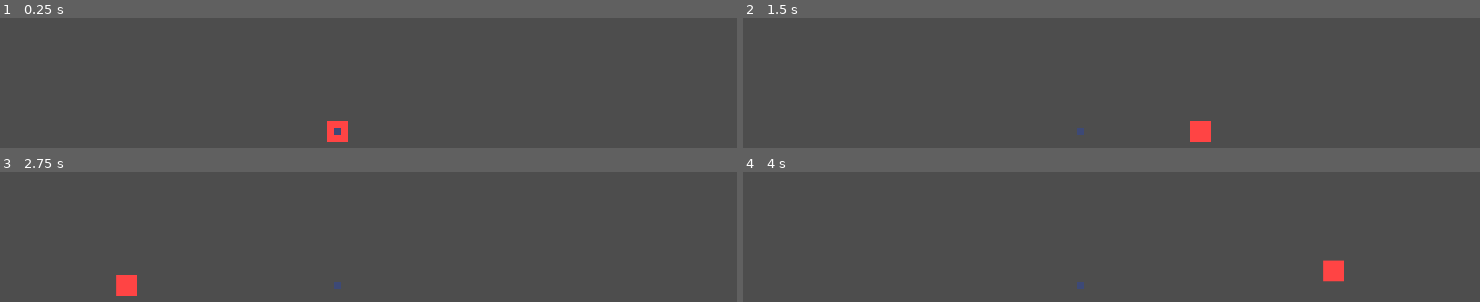
Above: before the commit, frames 1-4 (two rows, left to right).
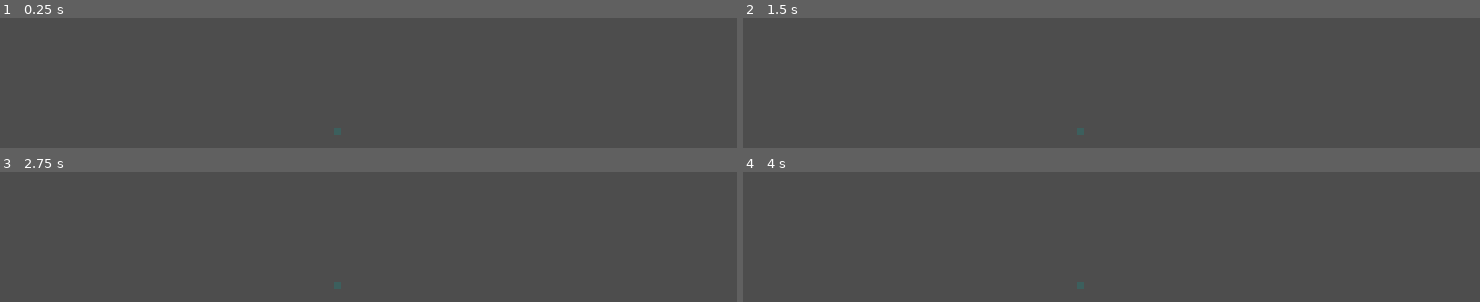
Above: after the commit, the same moments.

Repository: oman276/CS-383-Assignments
Game: Godot game, scene res://scenes/Empty.tscn
The game is run twice, just before and just after one commit, with the same random seed, the same clock (stepped at 60 frames per second) and the same inputs.
Inputs (mouse positions are in pixels of both pictures, inside the frame that each line leads up to):
- Up to frame 1 (0.25 s): no input
- Up to frame 2 (1.5 s): tap Enter at 0.5 s; move the mouse to (1258, 109) at 0.52 s; hold D (topdown_move_right) from 0.53 s (still down); tap W (topdown_move_up) at 0.77 s; tap Space (reset) at 1.25 s; move the mouse to (outside the picture) at 1.27 s
- Up to frame 3 (2.75 s): tap W (topdown_move_up) at 1.52 s; tap Space (reset) at 2 s; move the mouse to (420, 186) at 2.02 s; release D (topdown_move_right) at 2.03 s; hold A (topdown_move_left) from 2.03 s (still down)
- Up to frame 4 (4 s): tap Space (reset) at 2.75, 3.5 s; move the mouse to (outside the picture) at 2.77 s; release A (topdown_move_left) at 2.78 s; hold D (topdown_move_right) from 2.78 s (still down); tap W (topdown_move_up) at 3.02, 3.77 s; move the mouse to (outside the picture) at 3.52 s

The runs differ from the first frame. In frame 1, 0.5% of the frame differs, in the area x 44-48%, y 79-96%; in frame 2, 0.5%; in frame 3, 0.5%; in frame 4, 0.5%, in the area x 45-82%, y 67-90%.

Commit message:
setup for sending mouse values

Diff:
--- a/assignment_3/teamwork-ml/project.godot
+++ b/assignment_3/teamwork-ml/project.godot
@@ -67,3 +67,7 @@
 "events": [Object(InputEventKey,"resource_local_to_scene":false,"resource_name":"","device":-1,"window_id":0,"alt_press …(191 unchanged characters)…
 ]
 }
+
+[layer_names]
+
+2d_physics/layer_2="Bot Collision"
--- a/assignment_3/teamwork-ml/scenes/TestRoot.tscn
+++ b/assignment_3/teamwork-ml/scenes/TestRoot.tscn
@@ -3,19 +3,16 @@
 [ext_resource type="PackedScene" uid="uid://blq7187l5a4s7" path="res://addons/owens-godot-framework/tools/scenes/level-elements/OwenCamera.tscn" id="1_nuy52"]
 [ext_resource type="Script" uid="uid://ryts6mu5e8sa" path="res://scripts/systems/teamwork_level_controller.gd" id="1_o3x8r"]
 [ext_resource type="PackedScene" uid="uid://dnei0go0sxghg" path="res://scenes/MLAgent.tscn" id="2_okul0"]
-[ext_resource type="PackedScene" uid="uid://coe2eeb7nu6ua" path="res://scenes/TeamworkPlayerController.tscn" id="3_o3x8r"]
 
 [node name="TestRoot" type="Node2D" unique_id=348076594 node_paths=PackedStringArray("player")]
 script = ExtResource("1_o3x8r")
-player = NodePath("TeamworkPlayerController")
+player = NodePath("")
 agentScene = ExtResource("2_okul0")
-agentNumber = 20
-updatePerSecond = 60
-queryNeighborCount = 6
+agentNumber = 50
+updatePerSecond = 100
+queryNeighborCount = 10
 
 [node name="OwenCamera" parent="." unique_id=1808773620 node_paths=PackedStringArray("target") instance=ExtResource("1_nuy52")]
 target = NodePath("../TargetPosition")
 
 [node name="TargetPosition" type="Node2D" parent="." unique_id=839304012]
-
-[node name="TeamworkPlayerController" parent="." unique_id=1717696684 instance=ExtResource("3_o3x8r")]
--- /dev/null
+++ b/assignment_3/teamwork-ml/scenes/level_elements/Barrier.tscn
@@ -0,0 +1,22 @@
+[gd_scene format=3 uid="uid://clhmiv7gjbpgp"]
+
+[ext_resource type="Texture2D" uid="uid://chwf4kwqf4chx" path="res://addons/owens-godot-framework/tools/assets/basic_colors.png" id="1_buuq5"]
+
+[sub_resource type="RectangleShape2D" id="RectangleShape2D_6dvae"]
+
+[node name="Barrier" type="Node2D" unique_id=958169156]
+
+[node name="StaticBody2D" type="StaticBody2D" parent="." unique_id=1264696135]
+collision_layer = 2
+collision_mask = 2
+
+[node name="CollisionShape2D" type="CollisionShape2D" parent="StaticBody2D" unique_id=1729420757]
+shape = SubResource("RectangleShape2D_6dvae")
+
+[node name="Sprite2D" type="Sprite2D" parent="StaticBody2D/CollisionShape2D" unique_id=566456893]
+texture_filter = 1
+position = Vector2(3.5762787e-07, -1.1920929e-07)
+scale = Vector2(21.999998, 22.000002)
+texture = ExtResource("1_buuq5")
+region_enabled = true
+region_rect = Rect2(1, 0, 1, 1)
--- a/assignment_3/teamwork-ml/scripts/agent.gd
+++ b/assignment_3/teamwork-ml/scripts/agent.gd
@@ -10,6 +10,8 @@
 @onready var randColor = Color(randf(), randf(), randf(), 0.5)
 var path_line: Line2D
 
+@export var lineWidth: float = 5.0
+
 #eventually have us pass in the color from above so we're painting something new every time
 func _ready() -> void:
     var sprite : Sprite2D = $CollisionShape2D/Sprite2D
@@ -18,7 +20,7 @@
 
     path_line = Line2D.new()
     path_line.default_color = randColor
-    path_line.width = 2.0
+    path_line.width = lineWidth
     path_line.z_index = -1
     path_line.top_level = true
     add_child(path_line)
--- a/assignment_3/teamwork-ml/scripts/networking/python_send_location.gd
+++ b/assignment_3/teamwork-ml/scripts/networking/python_send_location.gd
@@ -2,8 +2,6 @@
 
 @export var sendPerSecond: int = 10
 var timeSinceLastSend: float = 0.0
-var hasLastPosition: bool = false
-var lastPosition: Vector2 = Vector2.ZERO
 # delta of sending updates per second
 @onready var sendDelta: float = 1.0 / sendPerSecond
 @onready var player = get_parent()
--- /dev/null
+++ b/assignment_3/teamwork-ml/scripts/networking/python_send_mouse.gd
@@ -0,0 +1,11 @@
+extends Node2D
+
+@export var sendPerSecond: int = 10
+var timeSinceLastSend: float = 0.0
+# delta of sending updates per second
+@onready var sendDelta: float = 1.0 / sendPerSecond
+@onready var player = get_parent()
+
+func _process(delta: float) -> void:
+
+    pass
--- a/assignment_3/teamwork-ml/scripts/systems/teamwork_level_controller.gd
+++ b/assignment_3/teamwork-ml/scripts/systems/teamwork_level_controller.gd
@@ -27,6 +27,8 @@
 		var agent = agentScene.instantiate()
 		get_parent().add_child(agent)
 		agents.append(agent)
+
+
 
 func _process(delta: float) -> void:
 	if GameManager.tm_state == GameManager.TeamworkGameState.RESETTING:
@@ -99,6 +101,10 @@
 				var sum_velocity = Vector2.ZERO
 				var count = 0
 
+				# some schochastic culling to get more interesting movement patterns
+				#velocity_entries.shuffle()
+				#velocity_entries = velocity_entries.slice(0, velocity_entries.size()/2)
+
 				for entry in velocity_entries:
 					var vel_parts = entry.split(",", false)
 					if vel_parts.size() != 3:
@@ -142,7 +148,7 @@
 
 	for agent in agents:
 		agent.reset()
-	player.global_position = Vector2.ZERO
+	# player.global_position = Vector2.ZERO
 	current_round += 1
 
 	# update the tree
Not shown, added: assignment_3/teamwork-ml/scripts/networking/python_send_mouse.gd.uid
Not shown, changed: assignment_3/python_ml/data_loop.py
